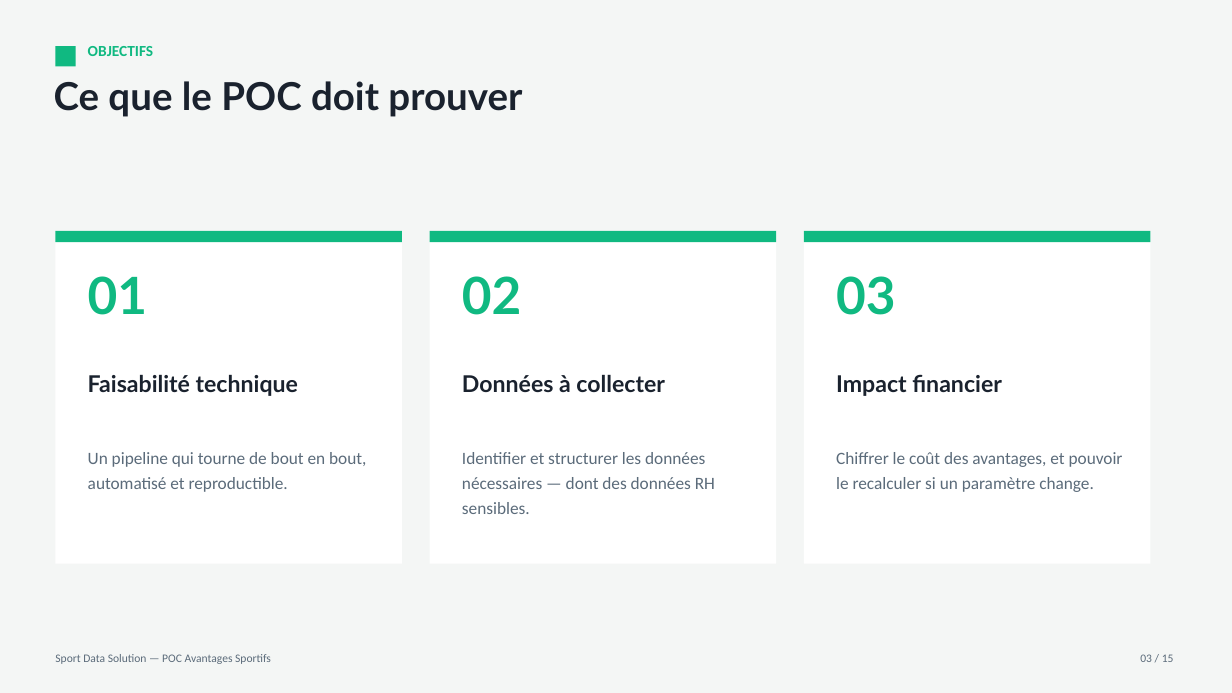
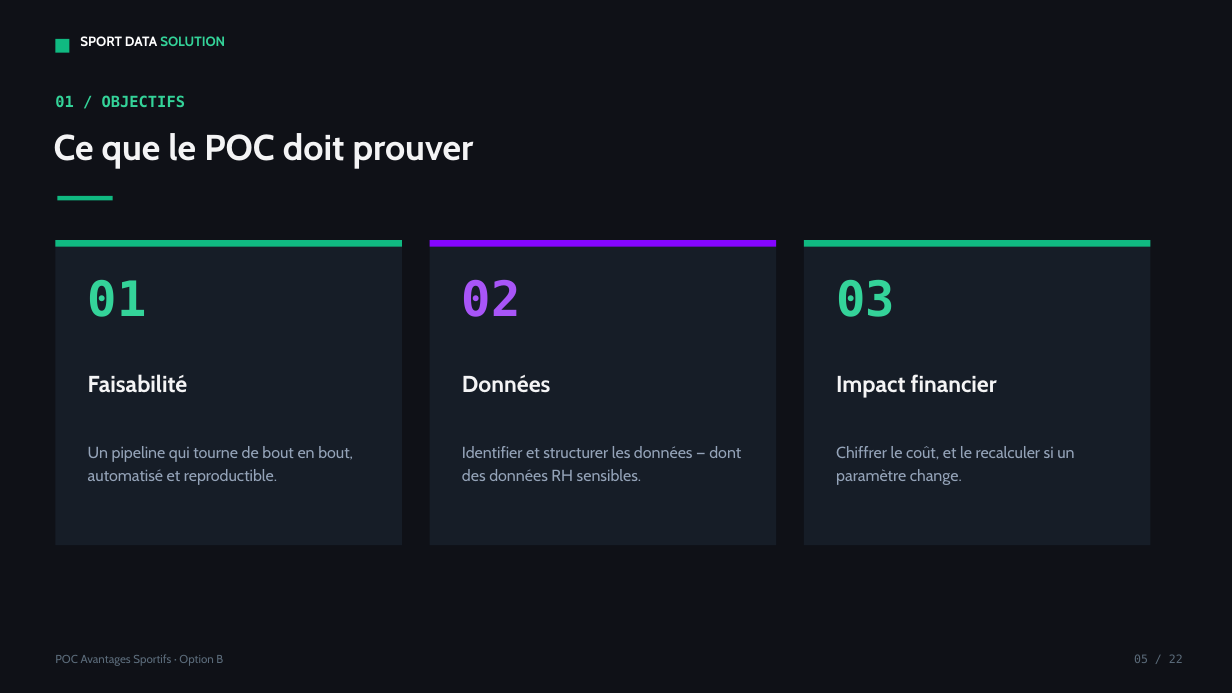
Before and after one commit to MoyLiG/P12_projet_infrastructure, a slide deck: slide 5 of docs/soutenance/Le_Gall_Morgan_Option_B_1_support_062026.pptx (slide 3 before the commit). Drawn at 1232x693 pixels with LibreOffice and Linux fonts; fonts in the diff are those of the drawing. Boxes give left, top, right and bottom in pixels: in the first picture for what was removed or moved away, otherwise in the second. Text is boxed around its words. In the diff, an @@ line names an element or a change of style, - is before the commit and + after.

```diff
--- a/docs/soutenance/Le_Gall_Morgan_Option_B_1_support_062026.pptx
+++ b/docs/soutenance/Le_Gall_Morgan_Option_B_1_support_062026.pptx
@@ rectangle at <box>0,0,1232,693</box>: fill #F4F6F5 to #0F1117 @@
@@ rectangle: place and size @@
-rectangle at <box>55,46,76,67</box>
+rectangle at <box>55,39,69,53</box>
@@ text added at <box>80,36,225,46</box>, 10.5 pt, text #FFFFFF, bold @@
+SPORT DATA SOLUTION
@@ text at <box>55,95,185,107</box>: text changed; font Calibri to DejaVu Sans Mono; text colour #10B981 to #34D399 @@
-OBJECTIFS
+01 / OBJECTIFS
@@ text "Ce que le POC doit ...": place and size @@
-text "Ce que le POC doit ..." at <box>54,81,522,117</box>
+text "Ce que le POC doit ..." at <box>54,133,474,169</box>
@@ text "Ce que le POC doit ..." at <box>54,133,474,169</box>: size 30 to 28 pt, font Lato to Cabin, text colour #1A222E to #F4F4F5 @@
@@ rectangle added at <box>57,196,113,201</box>, fill #10B981 @@
@@ rectangle: place and size @@
-rectangle at <box>55,231,402,242</box>
+rectangle at <box>55,240,402,247</box>
@@ rectangle: place and size @@
-rectangle at <box>55,231,402,564</box>
+rectangle at <box>55,240,402,545</box>
@@ text "01" at <box>88,280,147,317</box>: size 40 to 38 pt, font Lato to DejaVu Sans Mono, text colour #10B981 to #34D399 @@
@@ rectangle: place and size @@
-rectangle at <box>430,231,776,242</box>
+rectangle at <box>430,240,776,247</box>
@@ rectangle at <box>430,240,776,247</box>: fill #10B981 to #8405FF @@
@@ rectangle: place and size @@
-rectangle at <box>430,231,776,564</box>
+rectangle at <box>430,240,776,545</box>
@@ text "02" at <box>462,279,521,317</box>: size 40 to 38 pt, font Lato to DejaVu Sans Mono, text colour #10B981 to #A855F7 @@
@@ rectangle: place and size @@
-rectangle at <box>804,231,1151,242</box>
+rectangle at <box>804,240,1151,247</box>
@@ fill #FFFFFF to #161D27 in 3 elements at <box>55,240,402,545</box>, <box>430,240,776,545</box>, <box>804,240,1151,545</box> @@
@@ rectangle: place and size @@
-rectangle at <box>804,231,1151,564</box>
+rectangle at <box>804,240,1151,545</box>
@@ text "03" at <box>836,280,895,317</box>: size 40 to 38 pt, font Lato to DejaVu Sans Mono, text colour #10B981 to #34D399 @@
@@ text at <box>88,374,188,393</box>: text changed; font Lato to Cabin; text colour #1A222E to #F4F4F5 @@
-Faisabilité technique
+Faisabilité
@@ text at <box>462,375,550,393</box>: text changed; font Lato to Cabin; text colour #1A222E to #F4F4F5 @@
-Données à collecter
+Données
@@ text "Impact financier" at <box>836,374,997,398</box>: font Lato to Cabin, text colour #1A222E to #F4F4F5 @@
@@ text "Un pipeline qui tourne de ..." at <box>88,446,353,485</box>: size 13.5 to 12.5 pt, font Calibri to Cabin, text colour #5B6B7A to #94A3B8 @@
@@ text at <box>462,446,741,481</box>: text changed; size 13.5 to 12.5 pt; font Calibri to Cabin; text colour #5B6B7A to #94A3B8 @@
-Identifier et structurer les données nécessaires — dont des données RH sensibles.
+Identifier et structurer les données — dont des données RH sensibles.
@@ text at <box>836,446,1074,485</box>: text changed; size 13.5 to 12.5 pt; font Calibri to Cabin; text colour #5B6B7A to #94A3B8 @@
-Chiffrer le coût des avantages, et pouvoir le recalculer si un paramètre change.
+Chiffrer le coût, et le recalculer si un paramètre change.
@@ text at <box>55,654,223,666</box>: text changed; font Calibri to Cabin @@
-Sport Data Solution — POC Avantages Sportifs
+POC Avantages Sportifs · Option B
@@ text added at <box>1134,654,1183,663</box>, 9 pt, text #5B6B7A @@
+05 / 22
@@ text removed at <box>1140,654,1174,662</box> @@
-03 / 15
```
Also in this commit, not shown: 14 other slides changed, 7 slides added, 6 other files.
